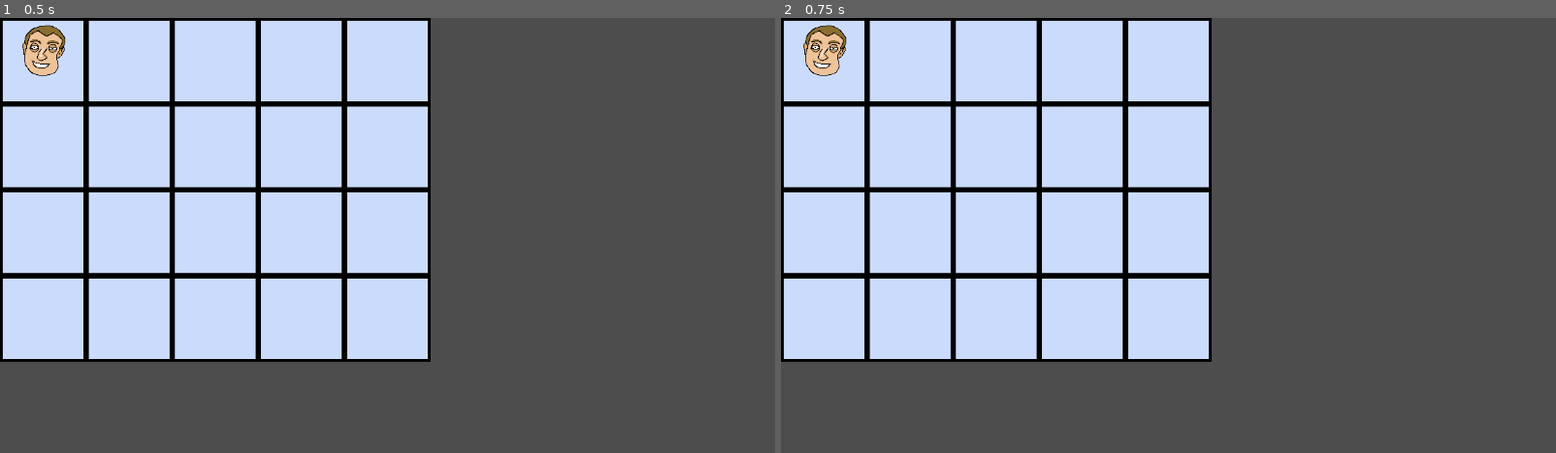
Above: before the commit, frames 1-2 (left to right).
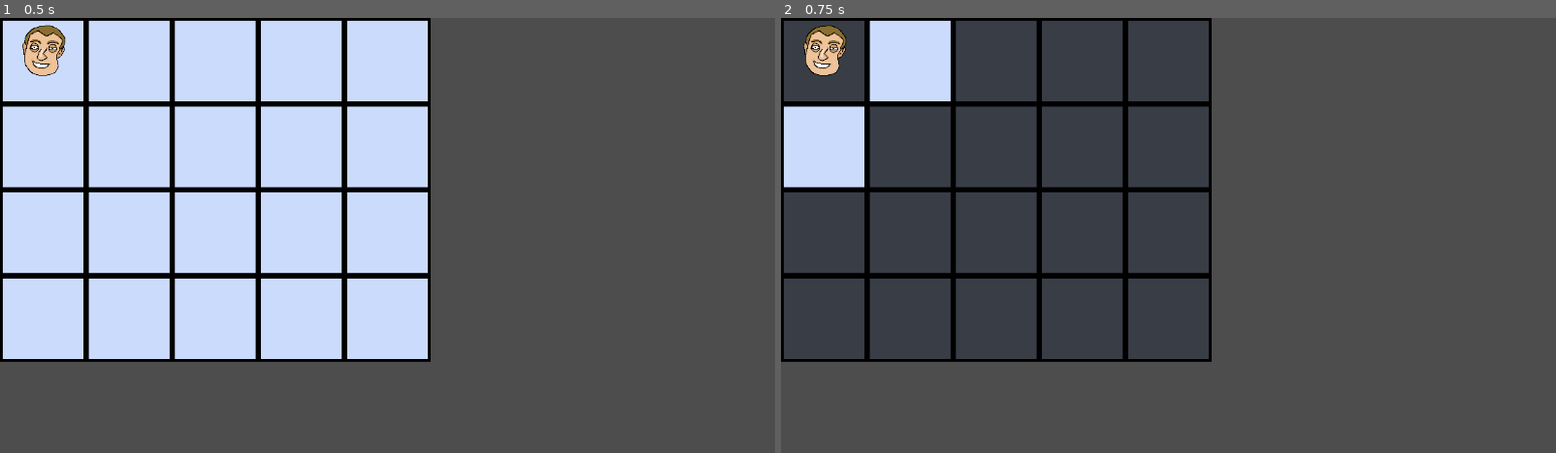
Above: after the commit, the same moments.

Repository: Pyropingouin/Hockey_prototype
Game: Godot game, scene res://scene/game.tscn
The game is run twice, just before and just after one commit, with the same random seed, the same clock (stepped at 60 frames per second) and the same inputs.
Inputs (mouse positions are in pixels of both pictures, inside the frame that each line leads up to):
- Up to frame 1 (0.5 s): no input
- Up to frame 2 (0.75 s): tap Enter at 0.5 s; move the mouse to (1339, 213) at 0.52 s; click (1339, 213) at 0.67 s

Frame 1 is identical in both runs. In frame 2, 35% of the frame differs, in the area x 0-56%, y 0-79%.

Commit message:
drag and drop + hightlight

Diff:
--- a/HockeyPrototype/scene/game.tscn
+++ b/HockeyPrototype/scene/game.tscn
@@ -8,7 +8,10 @@
 [sub_resource type="TileSetAtlasSource" id="TileSetAtlasSource_5kiuu"]
 texture = ExtResource("4_qpk70")
 texture_region_size = Vector2i(64, 64)
+0:0/next_alternative_id = 3
 0:0/0 = 0
+0:0/1 = 1
+0:0/1/modulate = Color(0.27752772, 0.27752772, 0.27752772, 1)
 
 [sub_resource type="TileSetAtlasSource" id="TileSetAtlasSource_dbls1"]
 texture = ExtResource("2_p1ry8")
@@ -17,8 +20,6 @@
 
 [sub_resource type="TileSet" id="TileSet_dbls1"]
 tile_size = Vector2i(64, 64)
-custom_data_layer_0/name = "index"
-custom_data_layer_0/type = 2
 sources/0 = SubResource("TileSetAtlasSource_5kiuu")
 sources/1 = SubResource("TileSetAtlasSource_dbls1")
 
--- a/HockeyPrototype/scene/ice_map_layer.gd
+++ b/HockeyPrototype/scene/ice_map_layer.gd
@@ -5,6 +5,9 @@
 var current_cell: Vector2i           # position actuelle du pion
 var is_dragging := false
 var drag_start_cell: Vector2i
+
+const ALT_NORMAL := 0
+const ALT_BLOCKED := 1
 
 @onready var pawn := $"../Pawn"      # adapte le chemin si besoin
 
@@ -54,6 +57,8 @@
 		drag_start_cell = current_cell
 		# (optionnel) tu peux mettre un petit offset visuel ou animation ici
 
+	_highlight_unreachable_from(drag_start_cell)
+
 
 func _on_mouse_drag(global_pos: Vector2) -> void:
 	# Le pion suit simplement la souris
@@ -82,3 +87,34 @@
 	else:
 		# trop loin / diagonale → retour à la case de départ
 		_place_pawn_on_cell(drag_start_cell)
+
+	_clear_highlight()
+
+func _highlight_unreachable_from(origin: Vector2i) -> void:
+	for cell in get_used_cells():
+		var src_id := get_cell_source_id(cell)
+		var atlas_coords := get_cell_atlas_coords(cell)
+
+		# 1) Si la case n'est pas dans cell_info, on la considère comme non accessible
+		if not cell_info.has(cell):
+			set_cell(cell, src_id, atlas_coords, ALT_BLOCKED)
+			continue
+
+		# 2) Case bloquée dans ta logique → alternative
+		if cell_info[cell]["blocked"]:
+			set_cell(cell, src_id, atlas_coords, ALT_BLOCKED)
+			continue
+
+		# 3) Case non adjacente → alternative
+		if not _is_adjacent(origin, cell):
+			set_cell(cell, src_id, atlas_coords, ALT_BLOCKED)
+		else:
+			# Case accessible : rester en normal
+			set_cell(cell, src_id, atlas_coords, ALT_NORMAL)
+
+
+func _clear_highlight() -> void:
+	for cell in get_used_cells():
+		var src_id := get_cell_source_id(cell)
+		var atlas_coords := get_cell_atlas_coords(cell)
+		set_cell(cell, src_id, atlas_coords, ALT_NORMAL)
